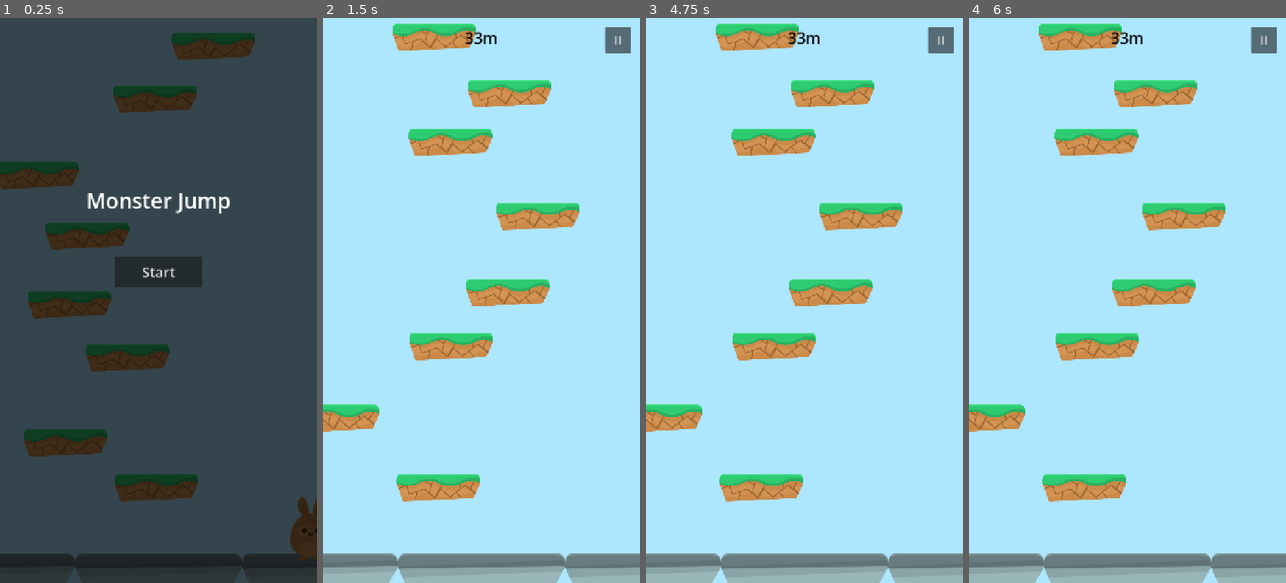
Above: before the commit, frames 1-4 (left to right).
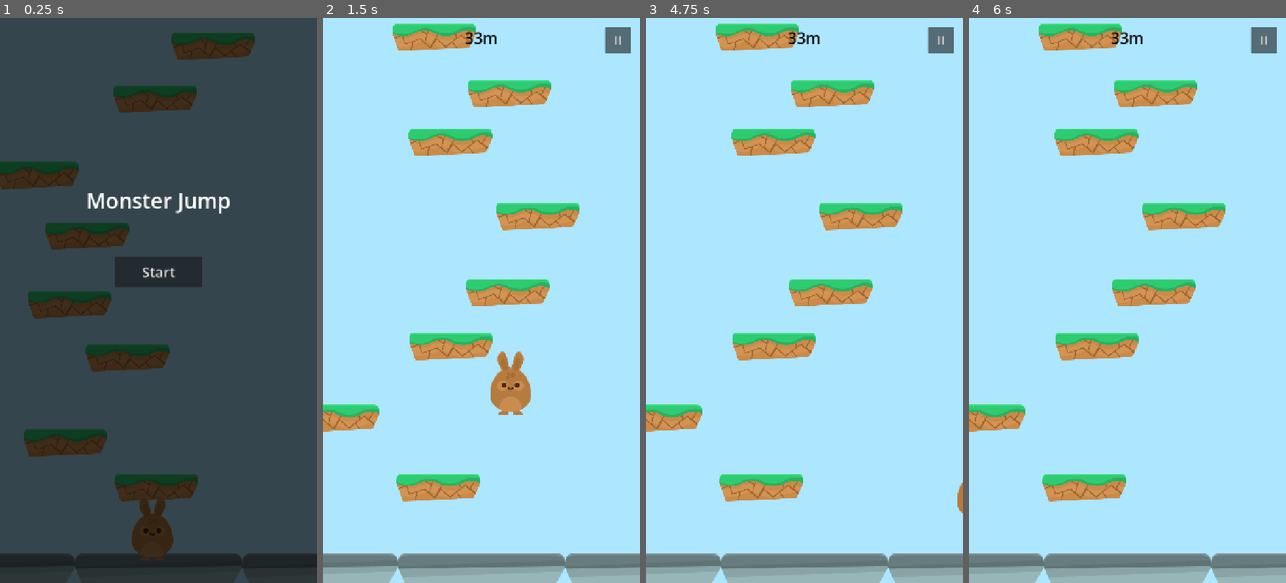
Above: after the commit, the same moments.

Repository: aliesenli/monster-jump
Game: Godot game, scene res://Scenes/Main.tscn
Same seed, same stepped clock (60 frames per second), same inputs: the game is played once before the commit and once after it.
Inputs:
- Up to frame 1 (0.25 s): no input
- Up to frame 2 (1.5 s): click "Start" at 0.5 s; hold Right (move_right) from 1.28 s (still down)
- Up to frame 3 (4.75 s): release Right (move_right) at 2.75 s; click "II" at 2.75 s; click "Weiterspielen" at 3.5 s; tap Enter at 4.25 s; hold Left (move_left) from 4.28 s (still down)
- Up to frame 4 (6 s): release Left (move_left) at 5.03 s; hold Right (move_right) from 5.03 s (still down); tap Space at 5.75 s

The runs differ from the first frame. In frame 1, 1.6% of the frame differs, in the area x 41-100%, y 84-96%; in frame 2, 1.0%; in frame 3, less than 0.1%; in frame 4, nothing differs.

Commit message:
refactor: center player

Diff:
--- a/Scenes/Main.tscn
+++ b/Scenes/Main.tscn
@@ -63,7 +63,7 @@
 [node name="World" type="Node" parent="." unique_id=1061476293]
 
 [node name="Player" parent="World" unique_id=1462823700 instance=ExtResource("1_kln2b")]
-position = Vector2(360, 0)
+position = Vector2(0, 0)
 config = ExtResource("3_rgh2o")
 
 [node name="StartPlatform" type="StaticBody2D" parent="." unique_id=1000000020]
--- a/Scripts/player.gd
+++ b/Scripts/player.gd
@@ -2,7 +2,7 @@
 
 @export var config: PlayerConfig
 
-const START_POSITION = Vector2(360, 0)
+const START_POSITION = Vector2(0, 0)
 var gravity = ProjectSettings.get_setting("physics/2d/default_gravity")
 
 func _physics_process(delta):
